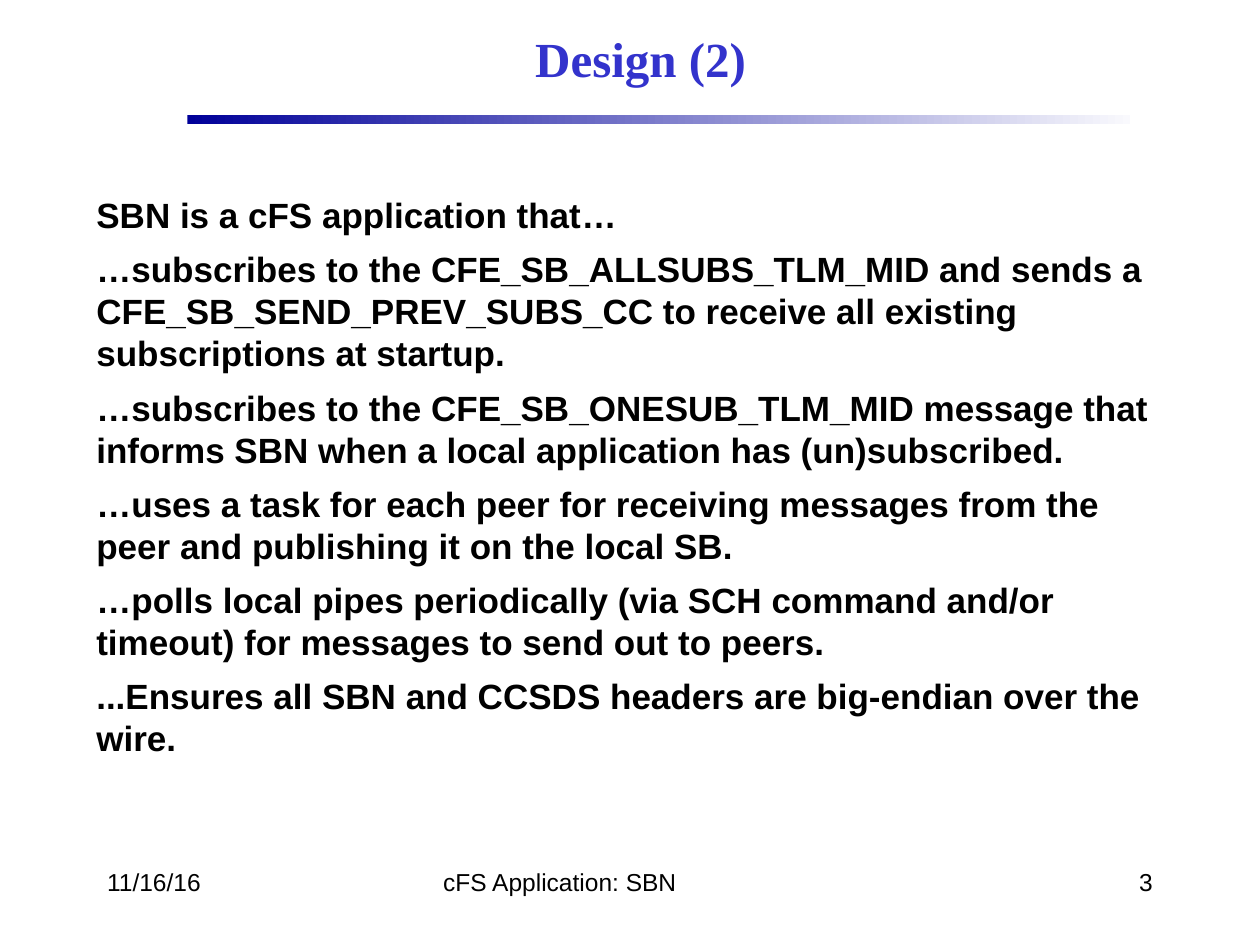
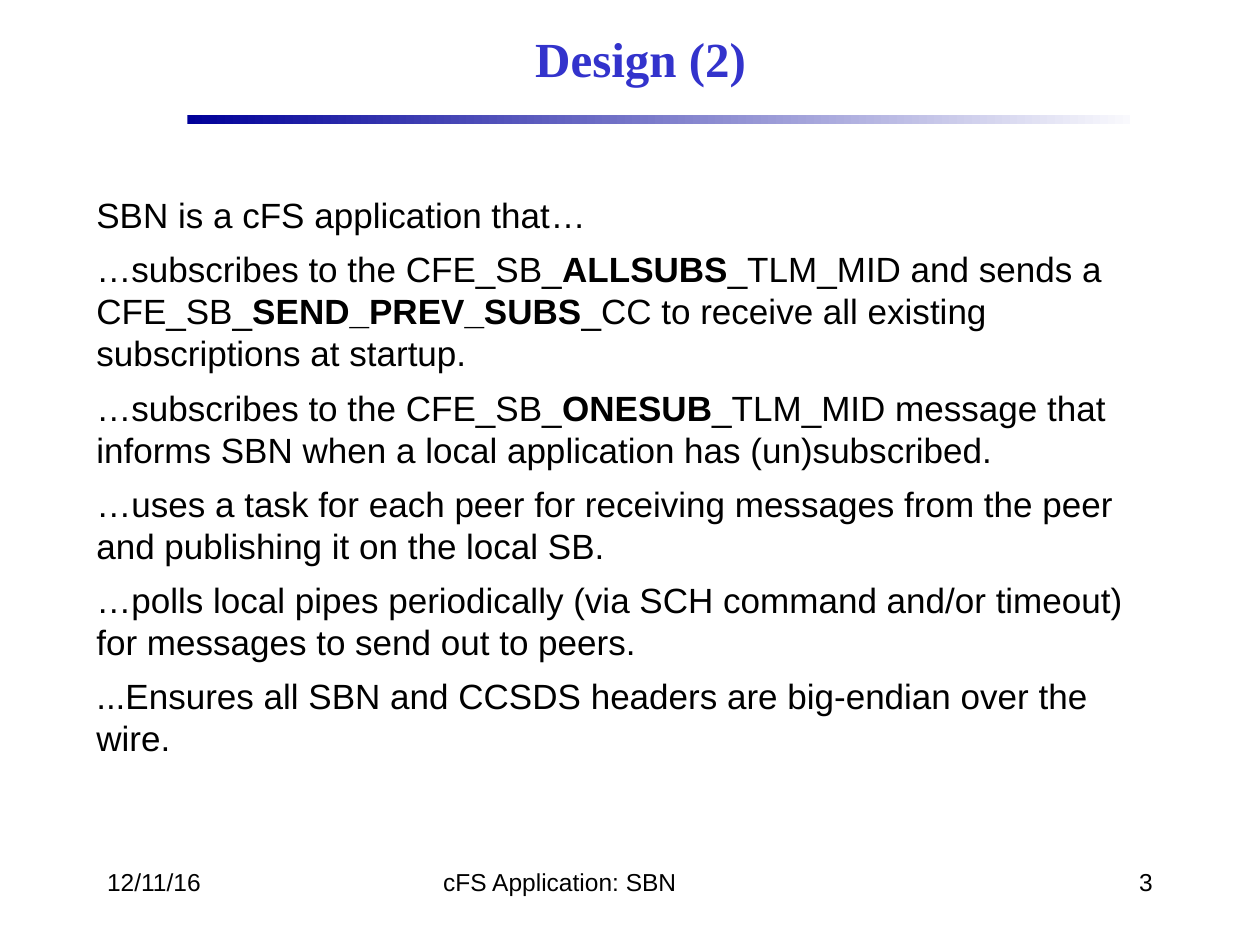
Before and after one commit to nasa/SBN, a slide deck: slide 3 of docs/SBN_Design.pptx. Drawn at 1260x945 pixels with LibreOffice and Linux fonts; fonts in the diff are those of the drawing; background and template pictures are left out. Boxes give left, top, right and bottom in pixels: in the first picture for what was removed or moved away, otherwise in the second. Text is boxed around its words. In the diff, an @@ line names an element or a change of style, - is before the commit and + after.

```diff
--- a/docs/SBN_Design.pptx
+++ b/docs/SBN_Design.pptx
@@ text "SBN is a cFS application ..." at <box>96,202,1123,752</box>: bold off @@
@@ text at <box>107,873,201,892</box>: text changed @@
-11/16/16
+12/11/16
```
Also in this commit, not shown: 16 other slides changed, 2 slides added.
